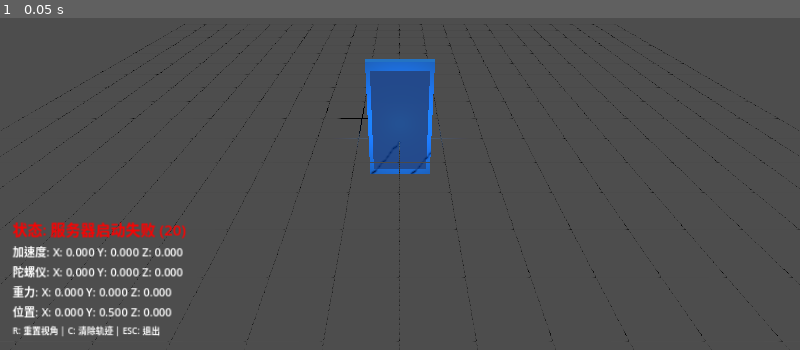
Above: before the commit, frame 1.
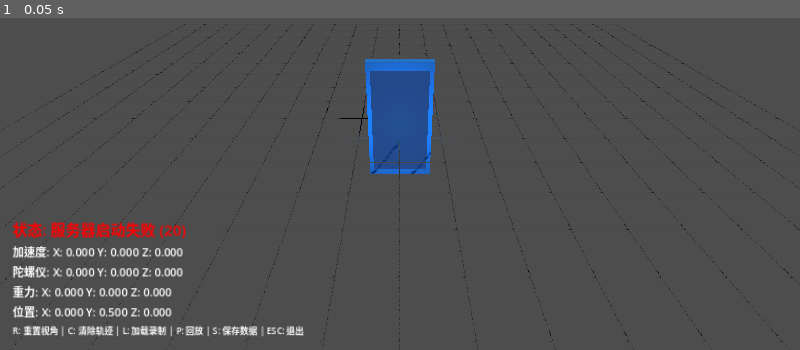
Above: after the commit, the same moment.

Repository: seekerzz/godot-server
Game: Godot game, scene res://main.tscn
Two runs of this game, one before a commit and one after it. Both use one fixed random seed, a clock stepped at 60 frames per second and the inputs below.
Inputs:
- Up to frame 1 (0.05 s): no input

The runs differ from the first frame. In frame 1, 0.4% of the frame differs, in the area x 15-38%, y 92-97%.

Commit message:
Add recording playback and debugging system
Server features:
- Receive playback data from phone and buffer it
- Save received playback data to file (press S)
- Local playback of recorded files (press L to load, P to play)
- Visual feedback during playback reception
- Frame-by-frame debugging of recorded motion data

Controls:
- L: Load latest recording file
- P: Start/stop local playback
- S: Save buffered playback data to file
- R: Reset view
- C: Clear trajectory

Co-Authored-By: Claude Sonnet 4.5 <noreply@anthropic.com>

Diff:
--- a/main.tscn
+++ b/main.tscn
@@ -104,7 +104,7 @@
 [node name="Instructions" type="Label" parent="UI/VBoxContainer"]
 layout_mode = 2
 theme_override_font_sizes/font_size = 14
-text = "R: 重置视角 | C: 清除轨迹 | ESC: 退出"
+text = "R: 重置视角 | C: 清除轨迹 | L: 加载录制 | P: 回放 | S: 保存数据 | ESC: 退出"
 vertical_alignment = 2
 
 [node name="Timer" type="Timer" parent="."]
--- a/sensor_server.gd
+++ b/sensor_server.gd
@@ -29,6 +29,18 @@
 var is_recording := false
 var recorded_data: Array[Dictionary] = []
 var current_record_date := ""
+
+# 回放数据缓存（来自手机）
+var is_receiving_playback := false
+var playback_data_buffer: Array[Dictionary] = []
+var current_playback_filename := ""
+
+# 本地回放
+var is_local_playing := false
+var local_playback_frames: Array[Dictionary] = []
+var local_playback_index: int = 0
+var local_playback_timer: float = 0.0
+const PLAYBACK_FPS := 20.0  # 回放帧率
 
 # UI引用
 @onready var status_label: Label = %StatusLabel
@@ -42,6 +54,7 @@
 func _ready():
 	start_server()
 	create_ground_grid()
+	print("[控制] 按键说明: R=重置视角 | C=清除轨迹 | L=加载录制文件 | P=本地回放 | S=保存回放数据 | ESC=退出")
 
 func start_server():
 	udp_socket = PacketPeerUDP.new()
@@ -60,9 +73,17 @@
 
 func _process(delta):
 	frame_count += 1
+
+	# 处理本地回放
+	if is_local_playing:
+		local_playback_timer += delta
+		if local_playback_timer >= (1.0 / PLAYBACK_FPS):
+			local_playback_timer = 0.0
+			process_local_playback_frame()
+		return
+
 	# 接收UDP数据
 	if udp_socket and udp_socket.is_bound():
-		# 直接尝试获取数据包
 		var packet = udp_socket.get_packet()
 		if packet.size() > 0:
 			var data = packet.get_string_from_utf8()
@@ -87,14 +108,40 @@
 	if typeof(data) != TYPE_DICTIONARY:
 		return
 
-	# 处理录制标记
+	# 处理标记类型
 	if data.has("type"):
-		if data["type"] == "record_start":
-			start_recording()
-			return
-		elif data["type"] == "record_stop":
-			stop_recording()
-			return
+		var marker_type = data["type"]
+		match marker_type:
+			"record_start":
+				start_recording()
+				return
+			"record_stop":
+				stop_recording()
+				return
+			"playback_start":
+				start_receiving_playback(data)
+				return
+			"playback_stop":
+				stop_receiving_playback()
+				return
+		return
+
+	# 处理传感器数据
+	if data.has("accel"):
+		var a = data["accel"]
+		accel_data = Vector3(a["x"], a["y"], a["z"])
+
+	if data.has("gyro"):
+		var g = data["gyro"]
+		gyro_data = Vector3(g["x"], g["y"], g["z"])
+
+	if data.has("gravity"):
+		var gr = data["gravity"]
+		gravity_data = Vector3(gr["x"], gr["y"], gr["z"])
+
+	if data.has("magneto"):
+		var m = data["magneto"]
+		magneto_data = Vector3(m["x"], m["y"], m["z"])
 
 	# 如果是录制数据，保存到缓存
 	if data.get("recorded", false) and is_recording:
@@ -102,25 +149,11 @@
 		status_label.text = "接收中... [录制 " + str(recorded_data.size()) + " 帧]"
 		status_label.modulate = Color.RED
 
-	# 解析加速度计
-	if data.has("accel"):
-		var a = data["accel"]
-		accel_data = Vector3(a["x"], a["y"], a["z"])
-
-	# 解析陀螺仪
-	if data.has("gyro"):
-		var g = data["gyro"]
-		gyro_data = Vector3(g["x"], g["y"], g["z"])
-
-	# 解析重力
-	if data.has("gravity"):
-		var gr = data["gravity"]
-		gravity_data = Vector3(gr["x"], gr["y"], gr["z"])
-
-	# 解析磁力计
-	if data.has("magneto"):
-		var m = data["magneto"]
-		magneto_data = Vector3(m["x"], m["y"], m["z"])
+	# 如果是回放数据，保存到回放缓存
+	if data.get("playback", false) and is_receiving_playback:
+		playback_data_buffer.append(data.duplicate())
+		status_label.text = "接收回放数据... [" + str(playback_data_buffer.size()) + "/" + str(data.get("total_frames", 0)) + " 帧]"
+		status_label.modulate = Color.CYAN
 
 func update_phone_visualization(delta: float):
 	# 使用陀螺仪积分计算旋转
@@ -135,19 +168,10 @@
 	)
 
 	# 使用加速度计计算位置 (双重积分)
-	# 减去重力得到线性加速度
 	var linear_accel = accel_data - gravity_data
-
-	# 低通滤波去除噪声
-	linear_accel = linear_accel * 0.1
-
-	# 速度积分
-	velocity += linear_accel * delta * 2.0  # 缩放因子
-
-	# 阻尼衰减，防止漂移
-	velocity *= 0.98
-
-	# 位置积分
+	linear_accel = linear_accel * 0.1  # 低通滤波
+	velocity += linear_accel * delta * 2.0
+	velocity *= 0.98  # 阻尼
 	phone_position += velocity * delta * 0.5
 
 	# 限制运动范围
@@ -155,7 +179,6 @@
 	phone_position.y = clamp(phone_position.y, 0.5, 10)
 	phone_position.z = clamp(phone_position.z, -10, 10)
 
-	# 更新手机模型位置
 	phone_model.position = phone_position
 
 	# 记录轨迹
@@ -165,14 +188,12 @@
 func add_trajectory_point(pos: Vector3):
 	trajectory_points.append(pos)
 
-	# 限制轨迹点数量
 	if trajectory_points.size() > MAX_TRAJECTORY_POINTS:
 		trajectory_points.pop_front()
 		if trajectory_lines.size() > 0:
 			var old_line = trajectory_lines.pop_front()
 			old_line.queue_free()
 
-	# 创建轨迹线段
 	if trajectory_points.size() >= 2:
 		var start_pos = trajectory_points[-2]
 		var end_pos = trajectory_points[-1]
@@ -200,11 +221,8 @@
 	trajectory_lines.append(mesh_instance)
 
 func create_ground_grid():
-	# 创建地面网格
 	for i in range(-10, 11):
-		# X方向线
 		create_grid_line(Vector3(i, 0, -10), Vector3(i, 0, 10), Color(0.3, 0.3, 0.3, 0.5))
-		# Z方向线
 		create_grid_line(Vector3(-10, 0, i), Vector3(10, 0, i), Color(0.3, 0.3, 0.3, 0.5))
 
 func create_grid_line(start_pos: Vector3, end_pos: Vector3, color: Color):
@@ -237,9 +255,16 @@
 	if event.is_action_pressed("ui_accept"):
 		reset_view()
 
-	if event is InputEventKey:
-		if event.pressed and event.keycode == KEY_C:
-			clear_trajectory()
+	if event is InputEventKey and event.pressed:
+		match event.keycode:
+			KEY_C:
+				clear_trajectory()
+			KEY_L:
+				load_local_recording()
+			KEY_P:
+				toggle_local_playback()
+			KEY_S:
+				save_playback_buffer_to_file()
 
 func reset_view():
 	phone_position = Vector3.ZERO
@@ -255,8 +280,9 @@
 	trajectory_lines.clear()
 
 func _on_timer_timeout():
-	# 定时发送心跳给客户端（可选）
 	pass
+
+# ===== 录制功能 =====
 
 func start_recording():
 	if is_recording:
@@ -265,7 +291,6 @@
 	is_recording = true
 	recorded_data.clear()
 
-	# 使用当前日期作为文件名
 	var datetime = Time.get_datetime_dict_from_system()
 	current_record_date = "%04d%02d%02d_%02d%02d%02d" % [
 		datetime.year, datetime.month, datetime.day,
@@ -282,8 +307,6 @@
 
 	is_recording = false
 	status_label.text = "录制结束，保存中..."
-
-	# 保存录制数据到文件
 	save_recorded_data()
 
 func save_recorded_data():
@@ -307,3 +330,161 @@
 	else:
 		print("[录制] 保存失败")
 		status_label.text = "保存失败"
+
+# ===== 回放数据接收（来自手机）=====
+
+func start_receiving_playback(data: Dictionary):
+	is_receiving_playback = true
+	playback_data_buffer.clear()
+	current_playback_filename = data.get("filename", "unknown")
+	var frame_count = data.get("frame_count", 0)
+	print("[回放接收] 开始接收回放数据: ", current_playback_filename, ", 预期帧数: ", frame_count)
+	status_label.text = "开始接收回放数据... [0/" + str(frame_count) + "]"
+	status_label.modulate = Color.CYAN
+
+func stop_receiving_playback():
+	is_receiving_playback = false
+	status_label.text = "回放接收完成: " + str(playback_data_buffer.size()) + " 帧"
+	status_label.modulate = Color.GREEN
+	print("[回放接收] 完成，共接收 ", playback_data_buffer.size(), " 帧")
+	print("[提示] 按 S 键保存回放数据到文件")
+
+func save_playback_buffer_to_file():
+	if playback_data_buffer.is_empty():
+		print("[回放保存] 没有回放数据可保存")
+		return
+
+	var datetime = Time.get_datetime_dict_from_system()
+	var filename = "user://playback_%04d%02d%02d_%02d%02d%02d_%s.json" % [
+		datetime.year, datetime.month, datetime.day,
+		datetime.hour, datetime.minute, datetime.second,
+		current_playback_filename.get_file().get_basename()
+	]
+
+	var file = FileAccess.open(filename, FileAccess.WRITE)
+	if file:
+		var output = {
+			"receive_date": "%04d-%02d-%02d %02d:%02d:%02d" % [
+				datetime.year, datetime.month, datetime.day,
+				datetime.hour, datetime.minute, datetime.second
+			],
+			"source_filename": current_playback_filename,
+			"frame_count": playback_data_buffer.size(),
+			"frames": playback_data_buffer
+		}
+		file.store_string(JSON.stringify(output, "\t"))
+		file.close()
+		print("[回放保存] 数据已保存到: ", filename)
+		status_label.text = "回放数据已保存: " + filename.get_file()
+	else:
+		print("[回放保存] 保存失败")
+
+# ===== 本地回放功能 =====
+
+func load_local_recording():
+	# 查找最新的录制文件
+	var dir = DirAccess.open("user://")
+	if not dir:
+		print("[本地回放] 无法打开用户目录")
+		return
+
+	dir.list_dir_begin()
+	var file_name = dir.get_next()
+	var files: Array[String] = []
+
+	while file_name != "":
+		if file_name.begins_with("record_") or file_name.begins_with("playback_"):
+			if file_name.ends_with(".json"):
+				files.append(file_name)
+		file_name = dir.get_next()
+
+	if files.is_empty():
+		print("[本地回放] 没有找到录制文件")
+		return
+
+	files.sort()
+	files.reverse()
+
+	var latest_file = files[0]
+	print("[本地回放] 加载文件: ", latest_file)
+
+	var file = FileAccess.open("user://" + latest_file, FileAccess.READ)
+	if not file:
+		print("[本地回放] 无法打开文件")
+		return
+
+	var content = file.get_as_text()
+	file.close()
+
+	var json = JSON.new()
+	var err = json.parse(content)
+	if err != OK:
+		print("[本地回放] 文件解析失败")
+		return
+
+	var data = json.get_data()
+	local_playback_frames.clear()
+
+	if data.has("frames"):
+		local_playback_frames = data["frames"]
+	elif data.has("data"):
+		local_playback_frames = data["data"]
+
+	if local_playback_frames.is_empty():
+		print("[本地回放] 没有有效帧数据")
+		return
+
+	print("[本地回放] 加载完成，共 ", local_playback_frames.size(), " 帧")
+	print("[提示] 按 P 键开始/停止本地回放")
+	status_label.text = "已加载: " + latest_file.get_file() + " [" + str(local_playback_frames.size()) + " 帧]"
+
+func toggle_local_playback():
+	if is_local_playing:
+		stop_local_playback()
+	else:
+		start_local_playback()
+
+func start_local_playback():
+	if local_playback_frames.is_empty():
+		print("[本地回放] 请先按 L 键加载录制文件")
+		return
+
+	is_local_playing = true
+	local_playback_index = 0
+	local_playback_timer = 0.0
+	clear_trajectory()
+	reset_view()
+	print("[本地回放] 开始回放，共 ", local_playback_frames.size(), " 帧")
+
+func stop_local_playback():
+	is_local_playing = false
+	print("[本地回放] 停止回放")
+	status_label.text = "回放已停止"
+
+func process_local_playback_frame():
+	if local_playback_index >= local_playback_frames.size():
+		stop_local_playback()
+		status_label.text = "回放完成"
+		return
+
+	var frame = local_playback_frames[local_playback_index]
+
+	# 解析传感器数据
+	if frame.has("accel"):
+		var a = frame["accel"]
+		accel_data = Vector3(a["x"], a["y"], a["z"])
+
+	if frame.has("gyro"):
+		var g = frame["gyro"]
+		gyro_data = Vector3(g["x"], g["y"], g["z"])
+
+	if frame.has("gravity"):
+		var gr = frame["gravity"]
+		gravity_data = Vector3(gr["x"], gr["y"], gr["z"])
+
+	if frame.has("magneto"):
+		var m = frame["magneto"]
+		magneto_data = Vector3(m["x"], m["y"], m["z"])
+
+	local_playback_index += 1
+	status_label.text = "本地回放: %d/%d" % [local_playback_index, local_playback_frames.size()]
